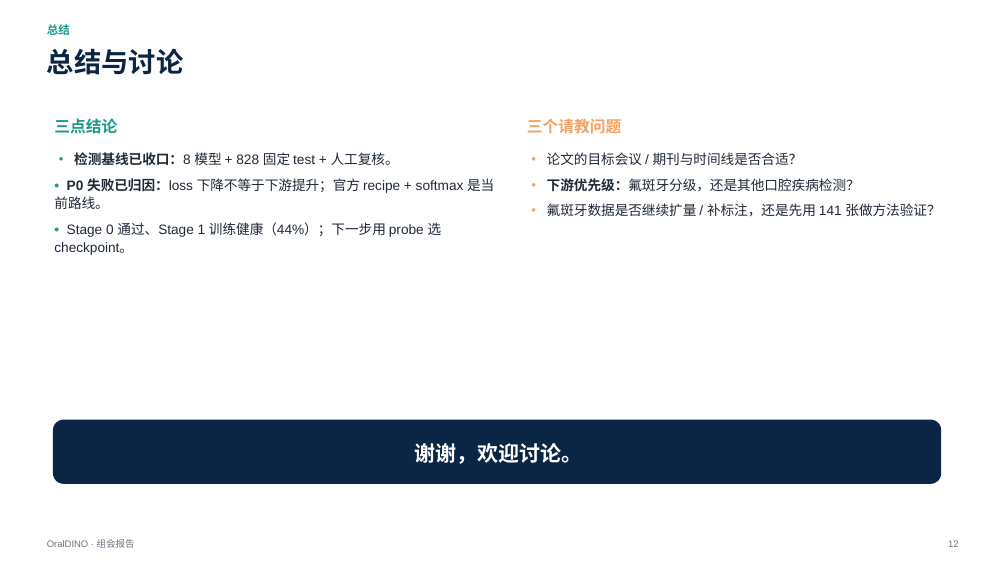
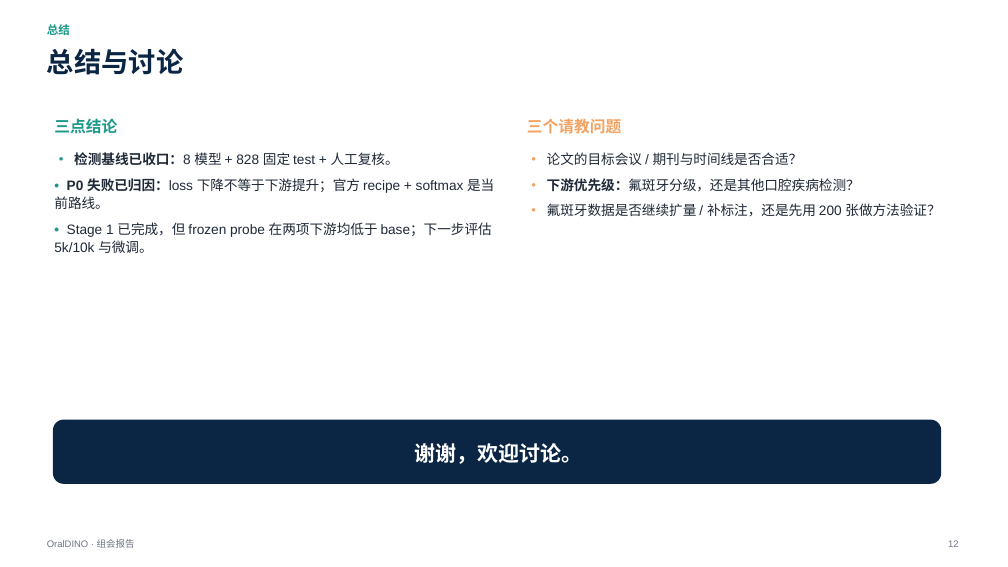
Before and after one commit to XiaoHG/MRG-05-Tooth-Seg, a slide deck: slide 12 of group-meeting/20261111/OralDINO_group_meeting_20261111_10min.pptx. Drawn at 1008x567 pixels with LibreOffice and Linux fonts; fonts in the diff are those of the drawing. Boxes give left, top, right and bottom in pixels: in the first picture for what was removed or moved away, otherwise in the second. Text is boxed around its words. In the diff, an @@ line names an element or a change of style, - is before the commit and + after.

```diff
--- a/group-meeting/20261111/OralDINO_group_meeting_20261111_10min.pptx
+++ b/group-meeting/20261111/OralDINO_group_meeting_20261111_10min.pptx
@@ text at [547,203,940,216]: text changed @@
-• 氟斑牙数据是否继续扩量 / 补标注，还是先用 141 张做方法验证？
+• 氟斑牙数据是否继续扩量 / 补标注，还是先用 200 张做方法验证？
@@ text at [54,222,492,253]: text changed @@
-• Stage 0 通过、Stage 1 训练健康（44%）；下一步用 probe 选 checkpoint。
+• Stage 1 已完成，但 frozen probe 在两项下游均低于 base；下一步评估 5k/10k 与微调。
```
Also in this commit, not shown: 3 other slides changed, 4 other files.
